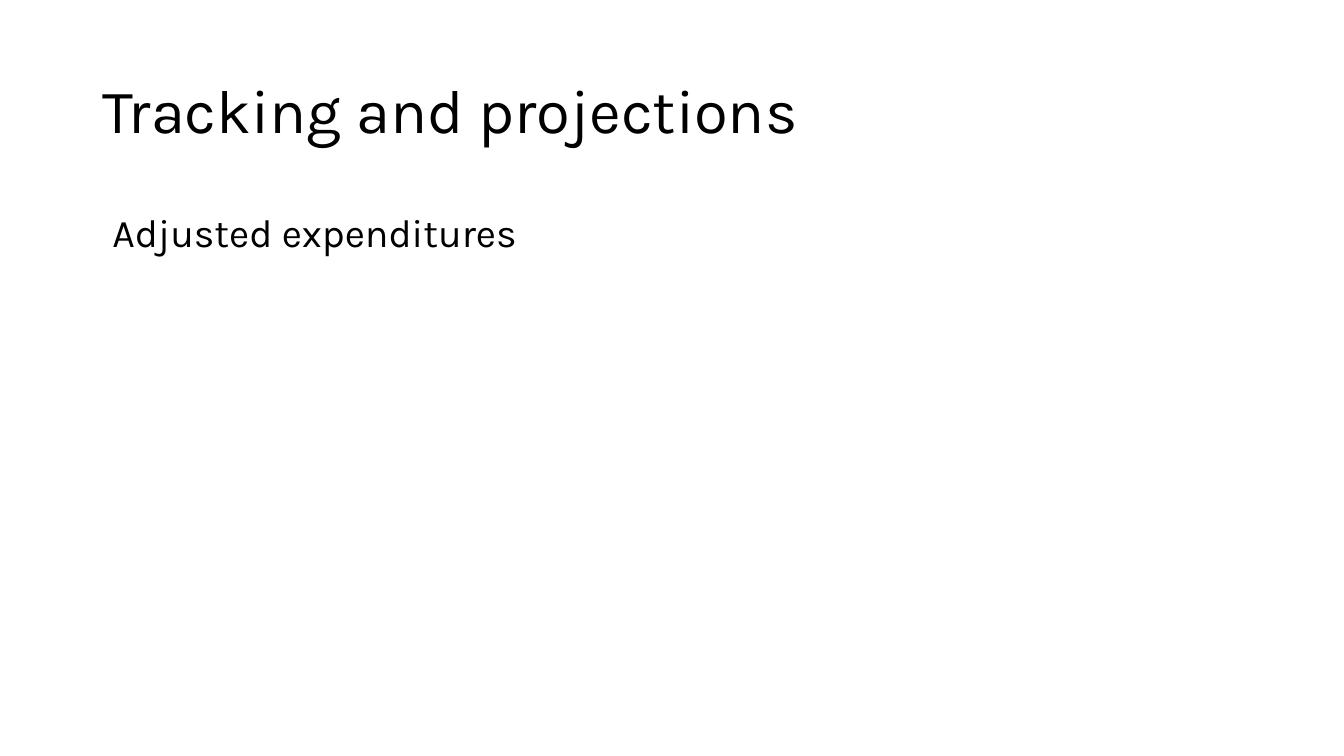
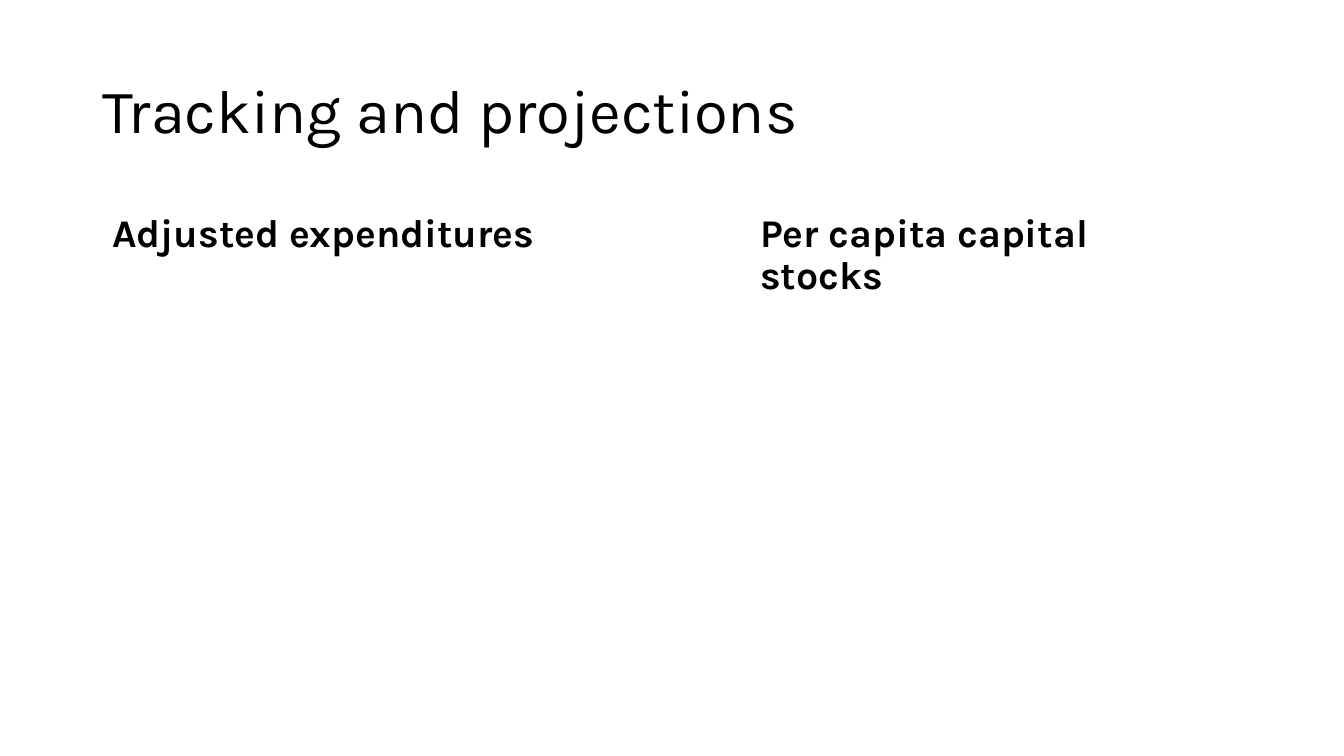
Before and after one commit to Zjub/TVHENZ, a slide deck: slide 20 of e61 Projects/Fiscal sustainability/OECD comparison/Initial external plans.pptx (slide 18 before the commit). Drawn at 1344x756 pixels with LibreOffice and Linux fonts; fonts in the diff are those of the drawing. Boxes give left, top, right and bottom in pixels: in the first picture for what was removed or moved away, otherwise in the second. Text is boxed around its words. In the diff, an @@ line names an element or a change of style, - is before the commit and + after.

```diff
--- a/e61 Projects/Fiscal sustainability/OECD comparison/Initial external plans.pptx
+++ b/e61 Projects/Fiscal sustainability/OECD comparison/Initial external plans.pptx
@@ text "Adjusted expenditures" at (112, 219, 534, 257): bold on @@
@@ text added at (760, 219, 1088, 290), 28 pt, text #000000, bold @@
+Per capita capital stocks
```
Also in this commit, not shown: 8 other slides changed, 6 slides added, 3 slides removed.
